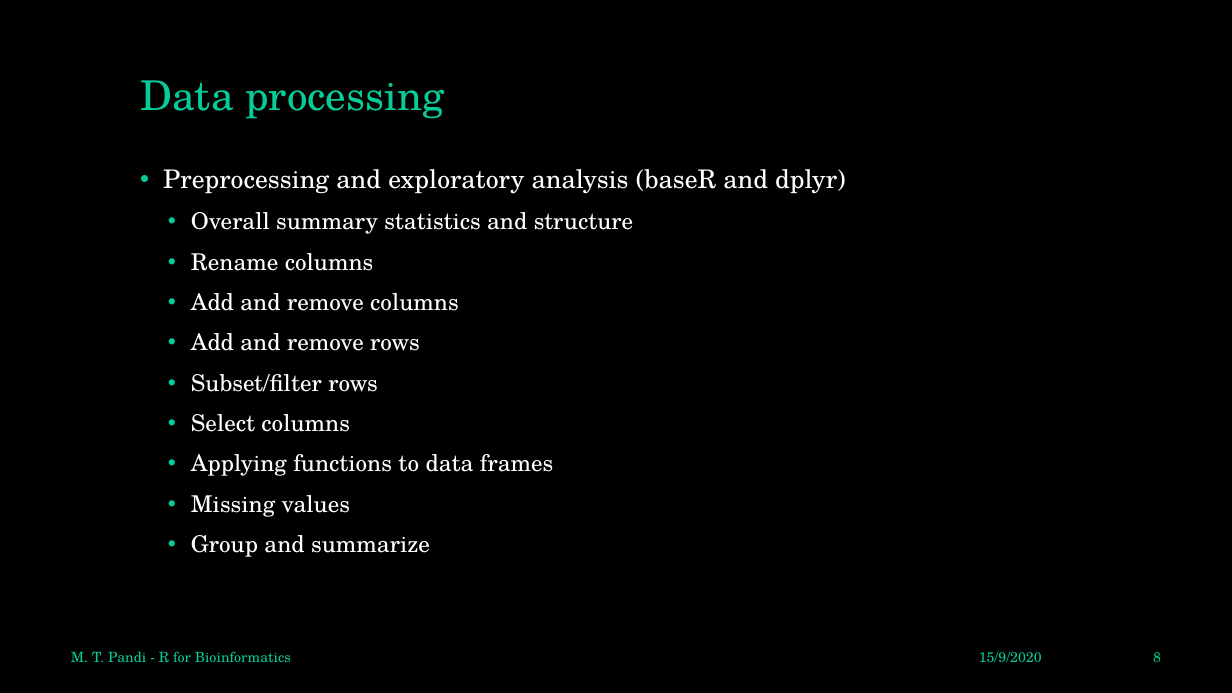
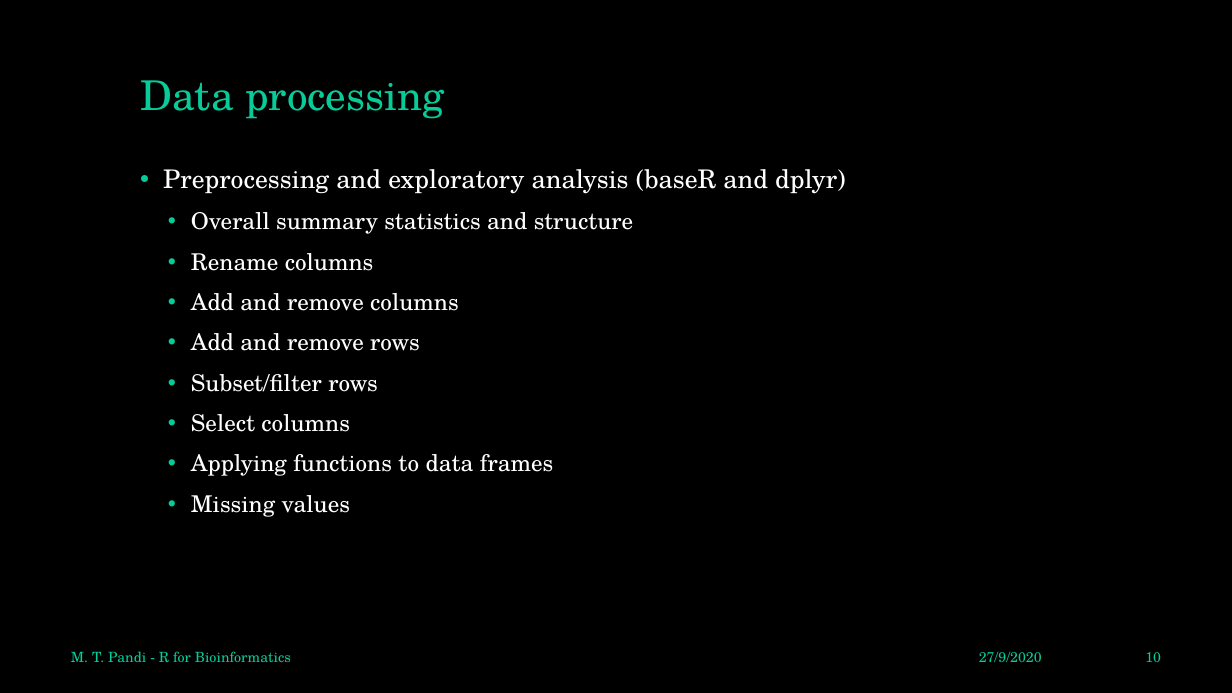
Before and after one commit to mtpandi/BioinfoRmatics, a slide deck: slide 10 of BasicDataManipulation/Data Manipulation.pptx (slide 8 before the commit). Drawn at 1232x693 pixels with LibreOffice and Linux fonts; fonts in the diff are those of the drawing. Boxes give left, top, right and bottom in pixels: in the first picture for what was removed or moved away, otherwise in the second. Text is boxed around its words. In the diff, an @@ line names an element or a change of style, - is before the commit and + after.

```diff
--- a/BasicDataManipulation/Data Manipulation.pptx
+++ b/BasicDataManipulation/Data Manipulation.pptx
@@ text at (191, 535, 430, 557): paragraph removed @@
-  • Group and summarize
@@ text at (979, 652, 1042, 662): text changed @@
-15/9/2020
+27/9/2020
@@ page number at (1145, 652, 1161, 662): text changed @@
-8
+10
```
Also in this commit, not shown: 19 other slides changed, 2 slides added.
